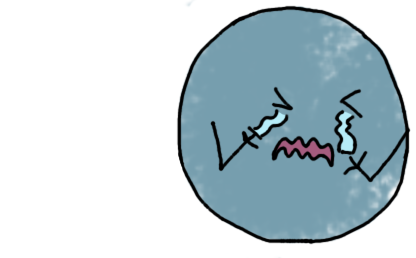
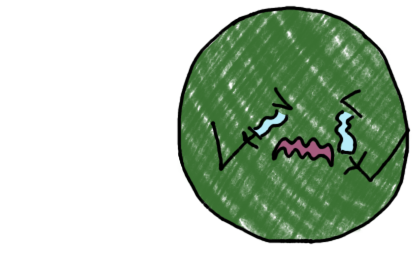
Before/after of a 416px x 258px layered artwork. What changed in the layer stack:
added layer "Calque #1" above "Calque" over [177, 4, 410, 244]
hid "Calque" over [177, 0, 409, 258]
